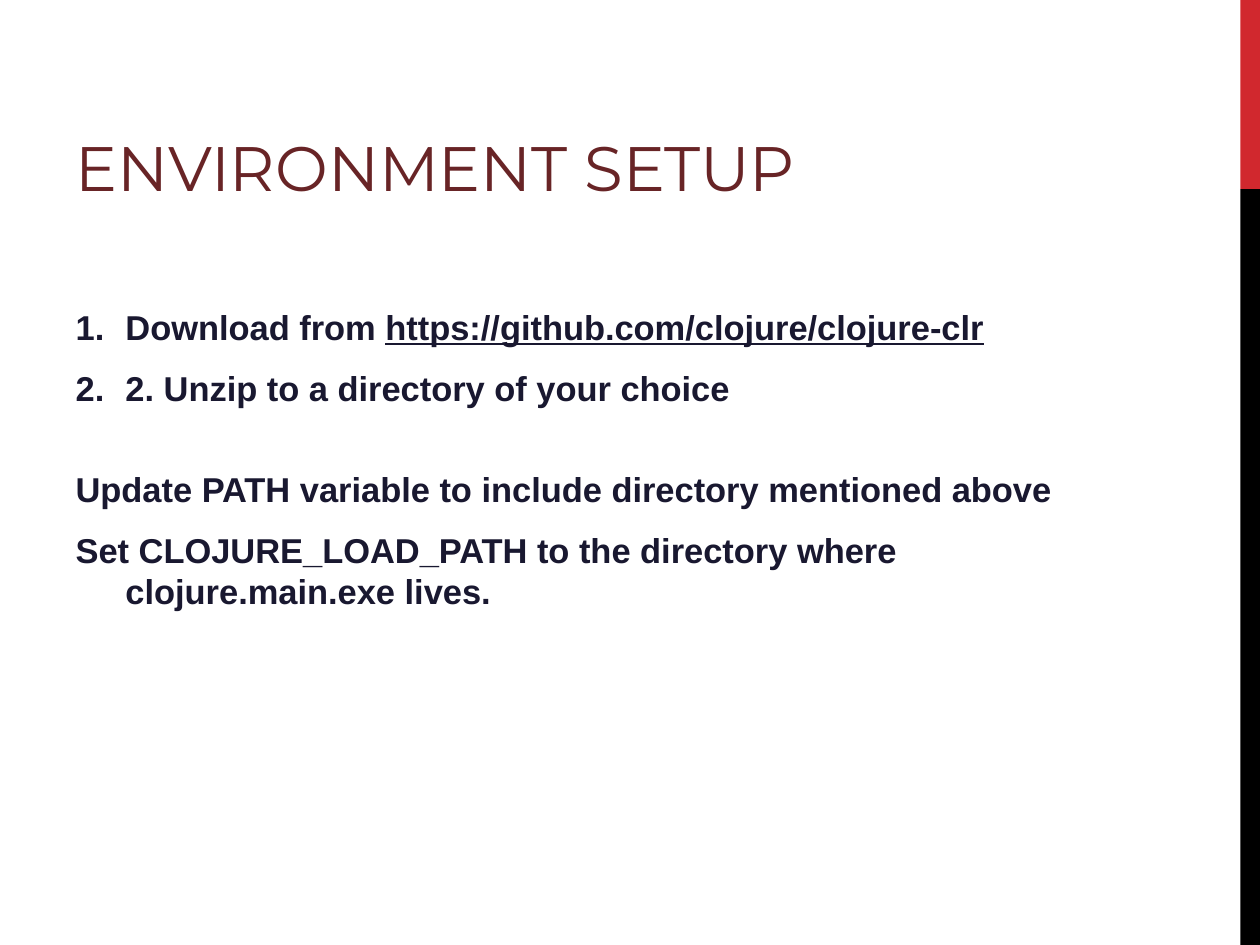
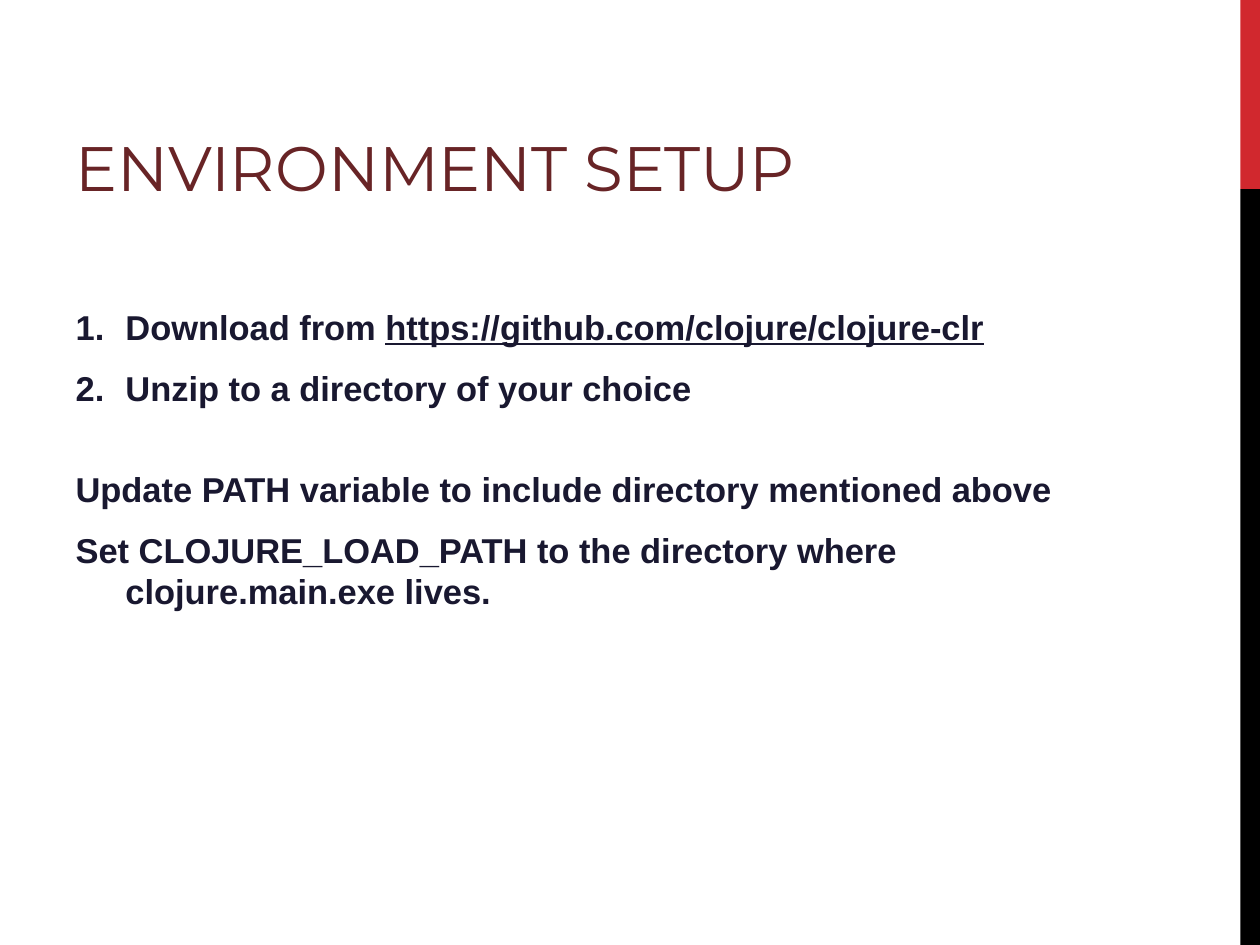
Before and after one commit to PlumpMath/intro-to-clojureclr-talk, a slide deck: slide 3 of slides/intro-to-clojure-clr-talk.ppt (slide 4 before the commit). Drawn at 1260x945 pixels with LibreOffice and Linux fonts; fonts in the diff are those of the drawing; background and template pictures are left out. Boxes give left, top, right and bottom in pixels: in the first picture for what was removed or moved away, otherwise in the second. Text is boxed around its words. In the diff, an @@ line names an element or a change of style, - is before the commit and + after.

```diff
--- a/slides/intro-to-clojure-clr-talk.ppt
+++ b/slides/intro-to-clojure-clr-talk.ppt
@@ text at (125, 376, 691, 407): text changed @@
-2. 2. Unzip to a directory of your choice
+2. Unzip to a directory of your choice
```
Also in this commit, not shown: 10 other slides changed, 2 slides removed, 2 other files.
